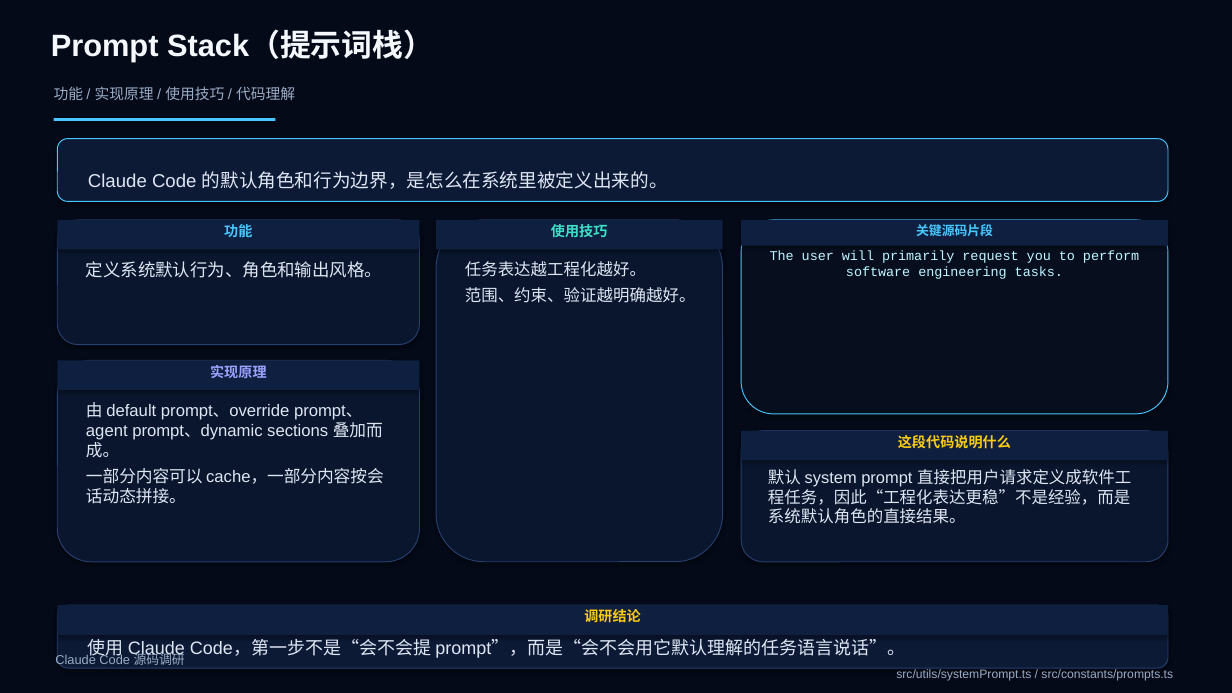
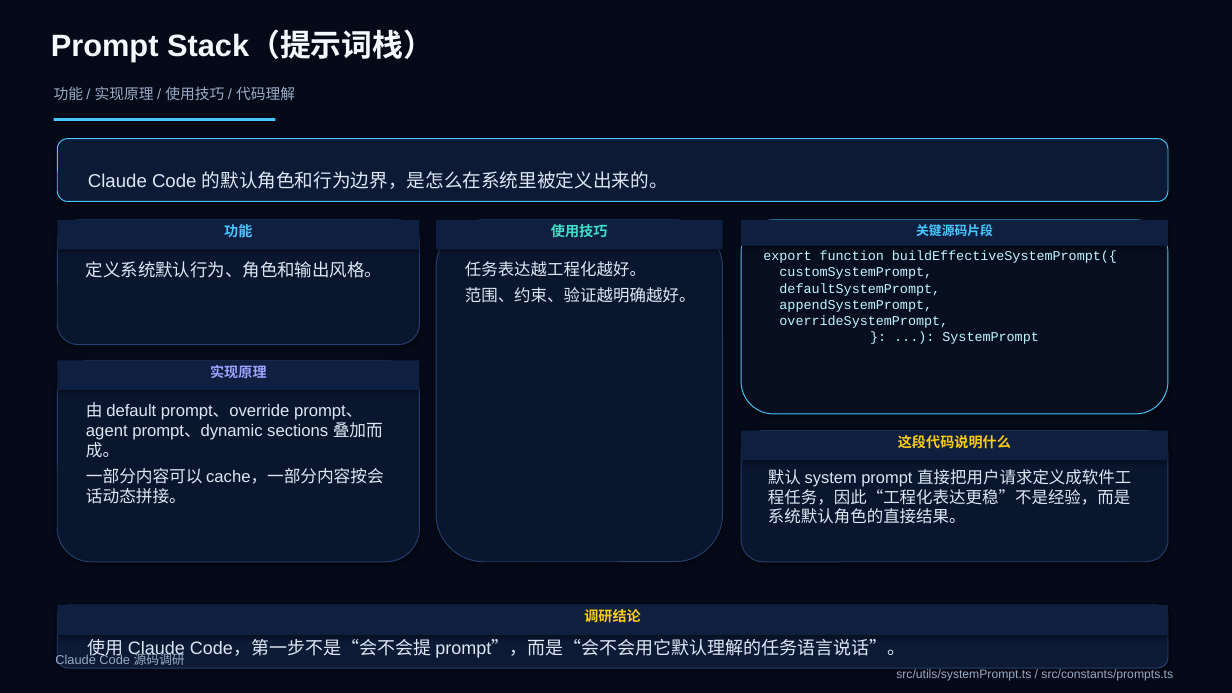
Before and after one commit to boboliu-1010/ccode, a slide deck: slide 16 of docs/zh/10-Claude Code 源码调研.pptx. Drawn at 1232x693 pixels with LibreOffice and Linux fonts; fonts in the diff are those of the drawing. Boxes give left, top, right and bottom in pixels: in the first picture for what was removed or moved away, otherwise in the second. Text is boxed around its words. In the diff, an @@ line names an element or a change of style, - is before the commit and + after.

```diff
--- a/docs/zh/10-Claude Code 源码调研.pptx
+++ b/docs/zh/10-Claude Code 源码调研.pptx
@@ text in rounded rectangle at (763,251,1117,344): text changed @@
-The user will primarily request you to perform software engineering tasks.
+export function buildEffectiveSystemPrompt({
+customSystemPrompt,
+defaultSystemPrompt,
+appendSystemPrompt,
+overrideSystemPrompt,
+}: ...): SystemPrompt
```
Also in this commit, not shown: 3 other slides changed, 2 other files.
